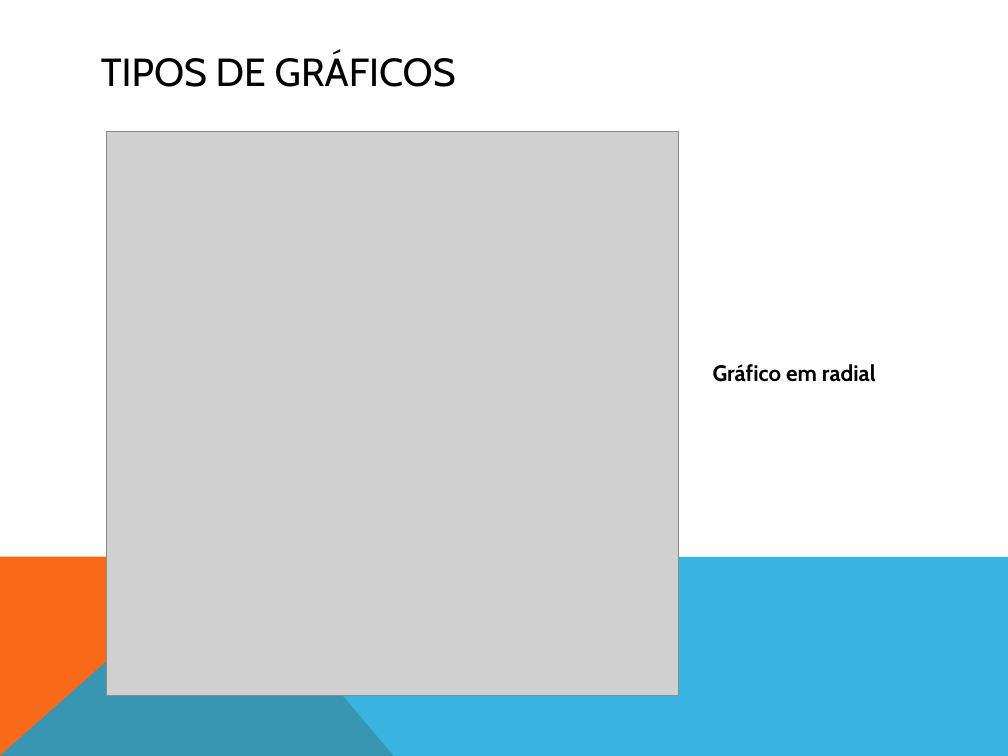
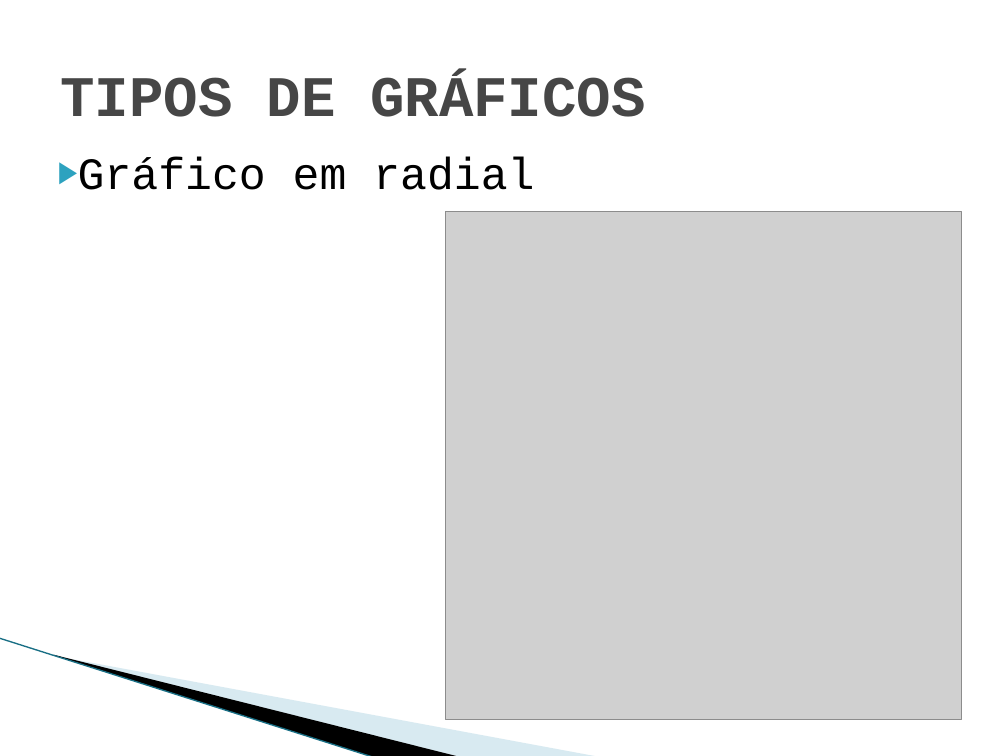
Before and after one commit to WeslleySanto/UNIP-CC, a slide deck: slide 16 of TCC/apresentação-tcc.pptx. Drawn at 1008x756 pixels with LibreOffice and Linux fonts; fonts in the diff are those of the drawing; grey boxes stand for pictures; background and template pictures are left out. Boxes give left, top, right and bottom in pixels: in the first picture for what was removed or moved away, otherwise in the second. Text is boxed around its words. In the diff, an @@ line names an element or a change of style, - is before the commit and + after.

```diff
--- a/TCC/apresentação-tcc.pptx
+++ b/TCC/apresentação-tcc.pptx
@@ title "TIPOS DE GRÁFICOS": place and size @@
-title "TIPOS DE GRÁFICOS" at (101,52,456,87)
+title "TIPOS DE GRÁFICOS" at (60,74,645,117)
@@ title "TIPOS DE GRÁFICOS" at (60,74,645,117): size 28 to 41 pt, font Cabin to Courier New, text colour #000000 to #464646, bold on @@
@@ text "Gráfico em radial": place and size @@
-text "Gráfico em radial" at (713,364,876,382)
+text "Gráfico em radial" at (78,157,534,190)
@@ text "Gráfico em radial" at (78,157,534,190): size 16 to 32 pt, font Cabin to Courier New, bold off; bullet none to ▶; less space between paragraphs @@
@@ picture: place and size @@
-picture at (106,132,678,696)
+picture at (446,212,962,720)
@@ freeform shape removed at (0,556,1008,756) @@
@@ line added from (0, 638) to (374, 756), #97C5D8 0.95 pt @@
@@ freeform shape: place and size @@
-freeform shape at (0,556,394,756)
+freeform shape at (53,654,461,756)
@@ freeform shape at (53,654,461,756): fill #F96A1B to #000000 @@
@@ freeform shape added at (55,655,600,756), fill #A0CBDC at 40% opacity @@
```
Also in this commit, not shown: 16 other slides changed, 6 slides added, 1 slide removed.
